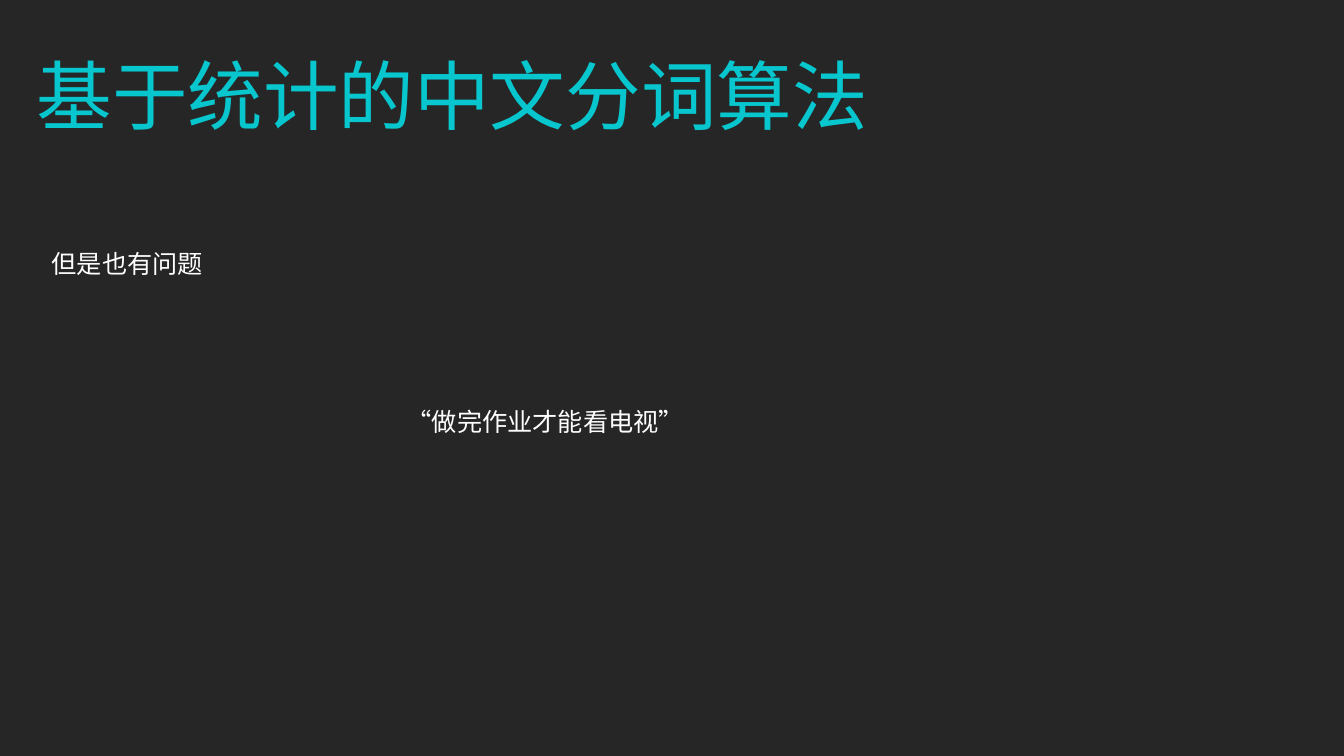
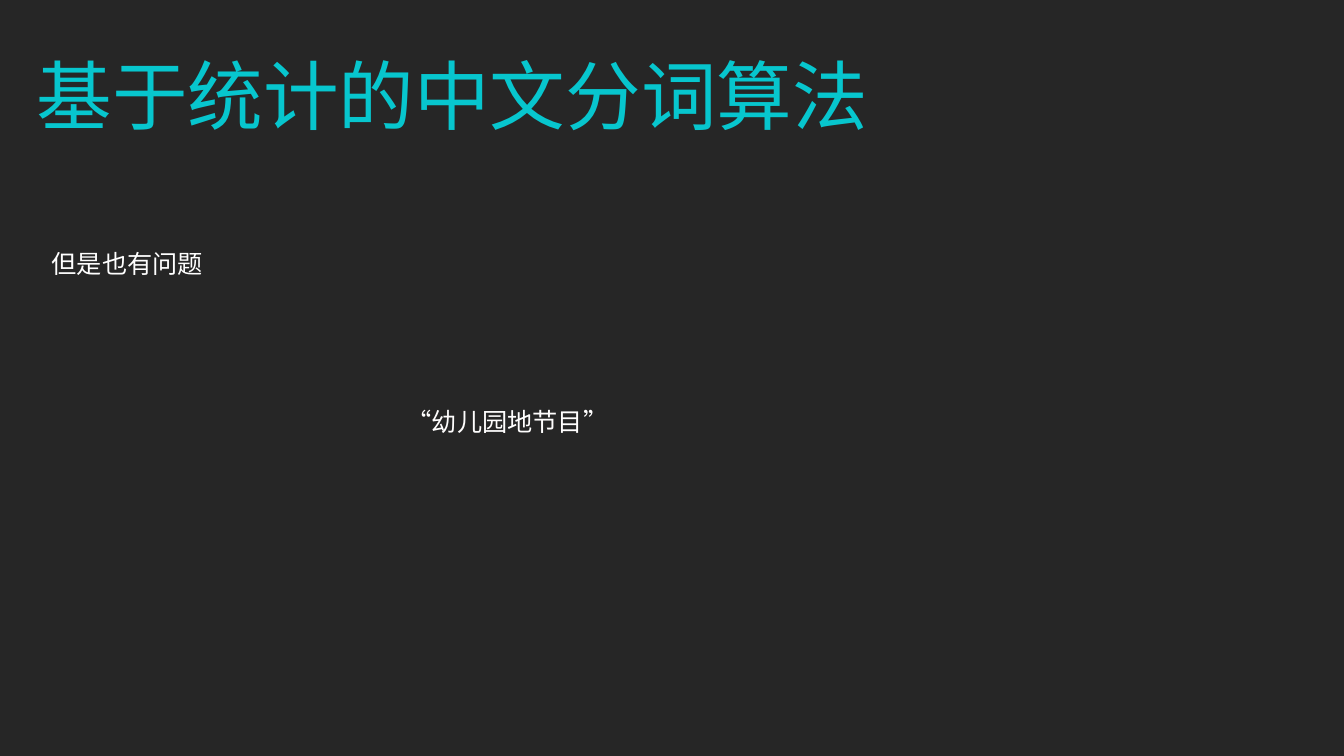
Before and after one commit to zhazhaxia/koa-project, a slide deck: slide 14 of routers/nlp/NLP分词.ppt. Drawn at 1344x756 pixels with LibreOffice and Linux fonts; fonts in the diff are those of the drawing. Boxes give left, top, right and bottom in pixels: in the first picture for what was removed or moved away, otherwise in the second. Text is boxed around its words. In the diff, an @@ line names an element or a change of style, - is before the commit and + after.

```diff
--- a/routers/nlp/NLP分词.ppt
+++ b/routers/nlp/NLP分词.ppt
@@ text at [407, 409, 609, 433]: text changed @@
-“做完作业才能看电视”
+“幼儿园地节目”
```
Also in this commit, not shown: 1 other slide changed, 1 other file.
